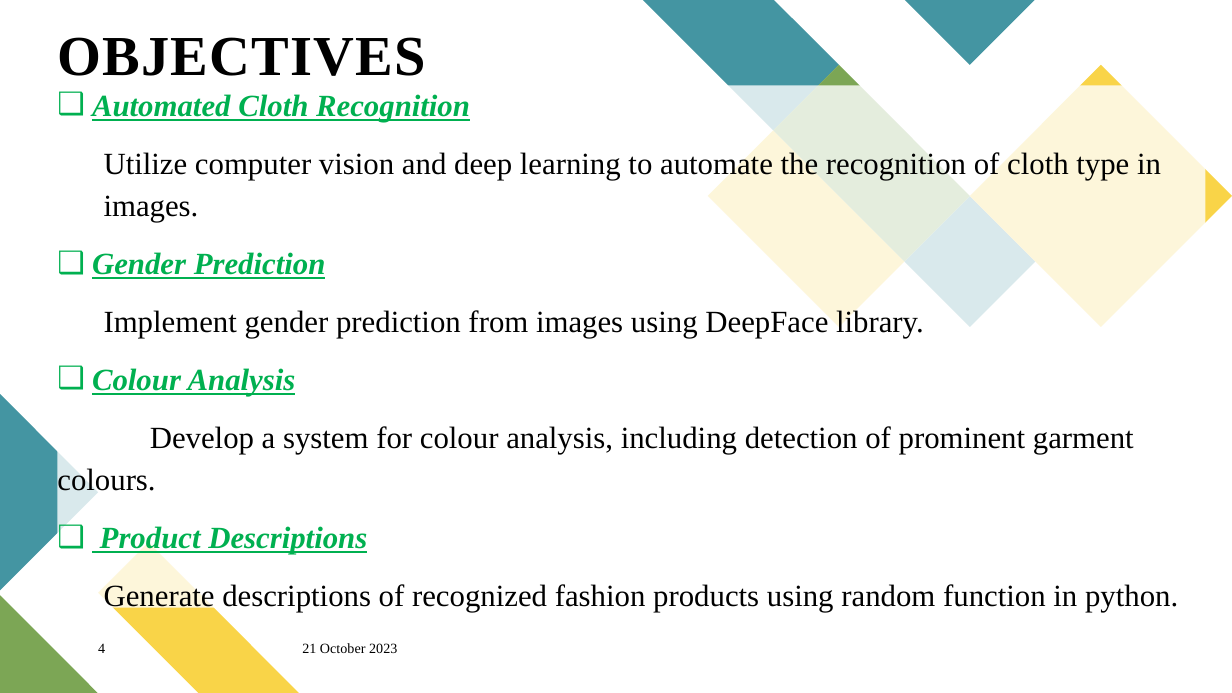
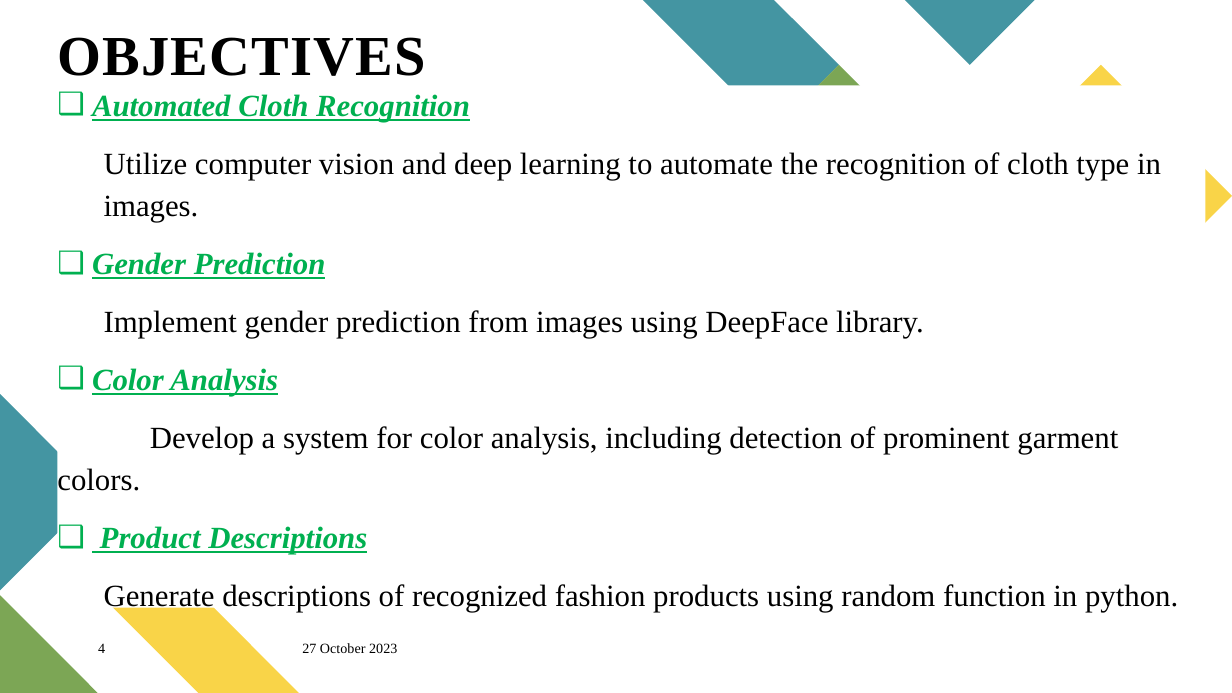
Before and after one commit to preethyannthomas/MiniProject_2024, a slide deck: slide 4 of Documents/Seminar.pptx. Drawn at 1232x693 pixels with LibreOffice and Linux fonts; fonts in the diff are those of the drawing. Boxes give left, top, right and bottom in pixels: in the first picture for what was removed or moved away, otherwise in the second. Text is boxed around its words. In the diff, an @@ line names an element or a change of style, - is before the commit and + after.

```diff
--- a/Documents/Seminar.pptx
+++ b/Documents/Seminar.pptx
@@ freeform shape removed at [708, 130, 905, 327] @@
@@ text at [57, 368, 1118, 496]: text changed @@
-❑ Colour Analysis
-Develop a system for colour analysis, including detection of prominent garment colours.
+❑ Color Analysis
+Develop a system for color analysis, including detection of prominent garment colors.
@@ text at [302, 643, 397, 653]: text changed @@
-21 October 2023
+27 October 2023
```
Also in this commit, not shown: 3 other slides changed, 23 slides added, 8 slides removed, 51 other files.
